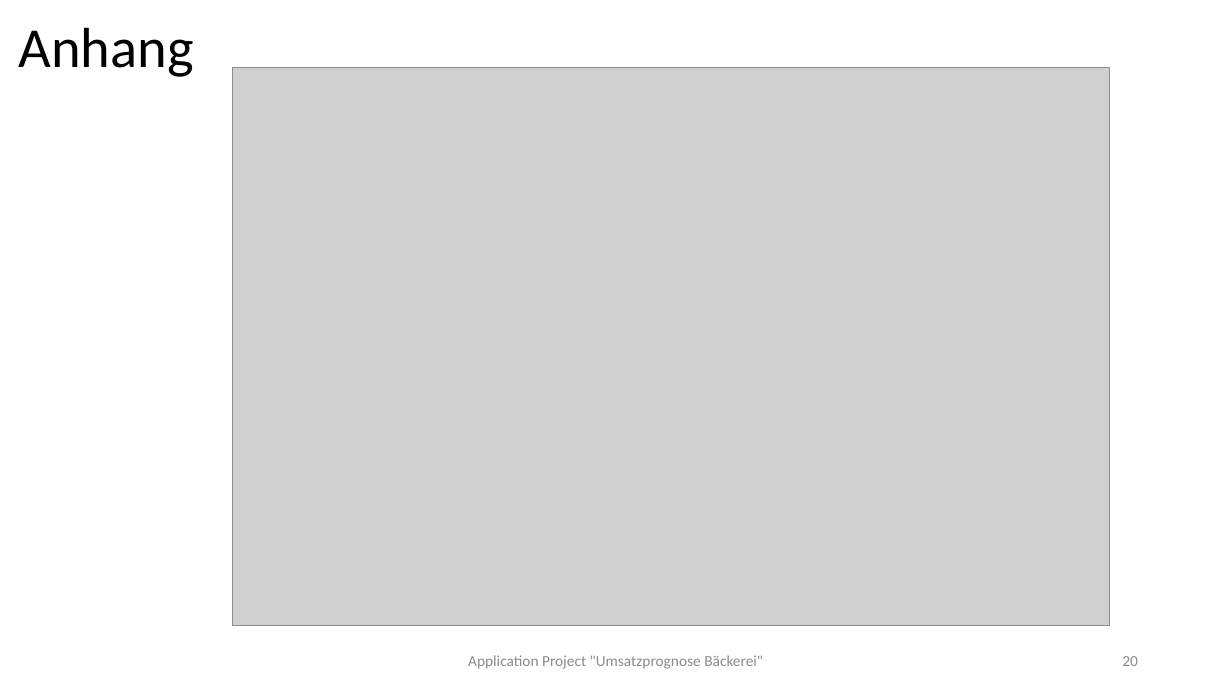
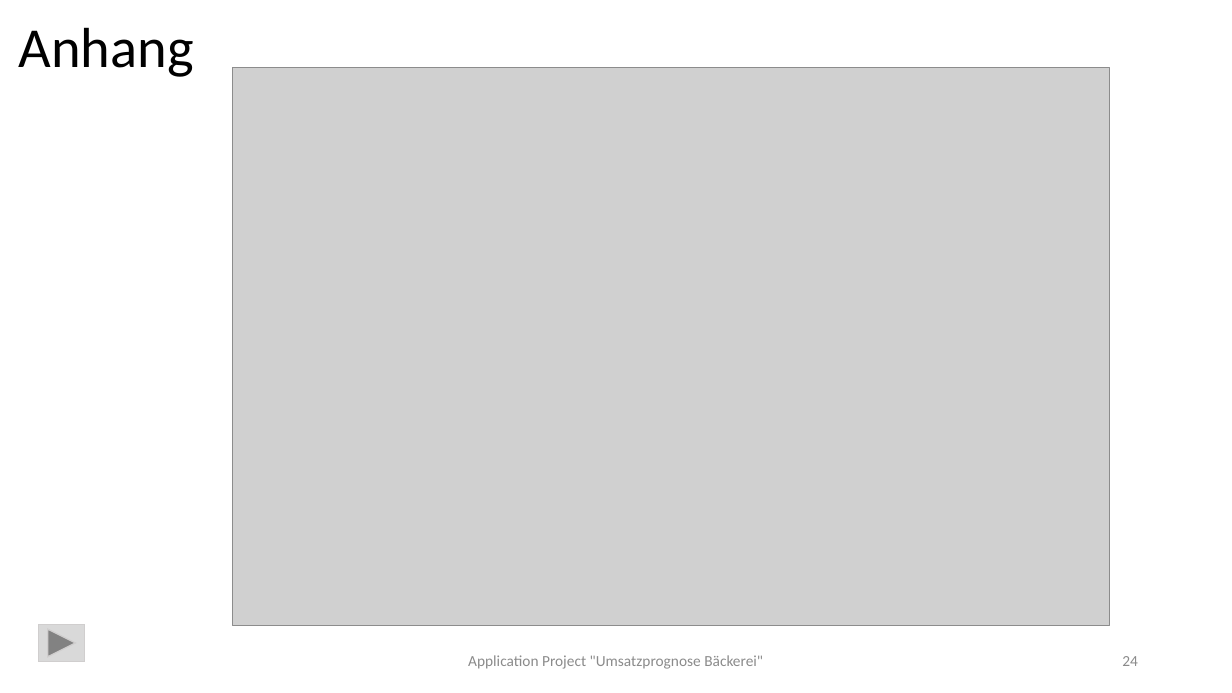
Before and after one commit to ChristinaMaedge/Application_Project, a slide deck: slide 24 of ApplicationProject_UmsatzprognoseBäckerei_v2.pptx (slide 20 before the commit). Drawn at 1232x693 pixels with LibreOffice and Linux fonts; fonts in the diff are those of the drawing; grey boxes stand for pictures. Boxes give left, top, right and bottom in pixels: in the first picture for what was removed or moved away, otherwise in the second. Text is boxed around its words. In the diff, an @@ line names an element or a change of style, - is before the commit and + after.

```diff
--- a/ApplicationProject_UmsatzprognoseBäckerei_v2.pptx
+++ b/ApplicationProject_UmsatzprognoseBäckerei_v2.pptx
@@ action button forward next added at <box>39,625,85,662</box>, fill #D9D9D9, outline #D0CECE 1 pt @@
@@ page number at <box>1122,656,1138,666</box>: text changed @@
-20
+24
```
Also in this commit, not shown: 4 other slides changed, 4 slides added, 3 other files.
